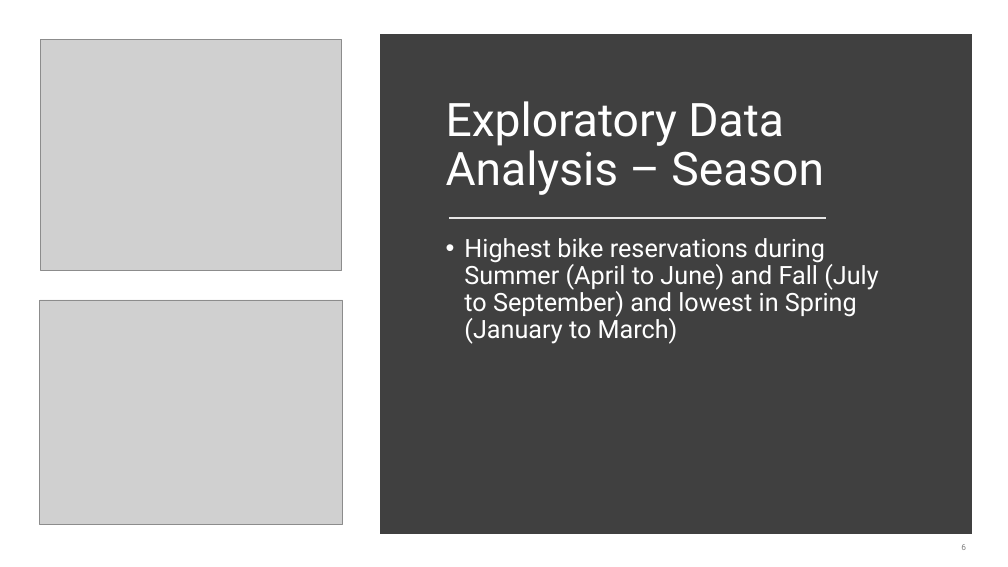
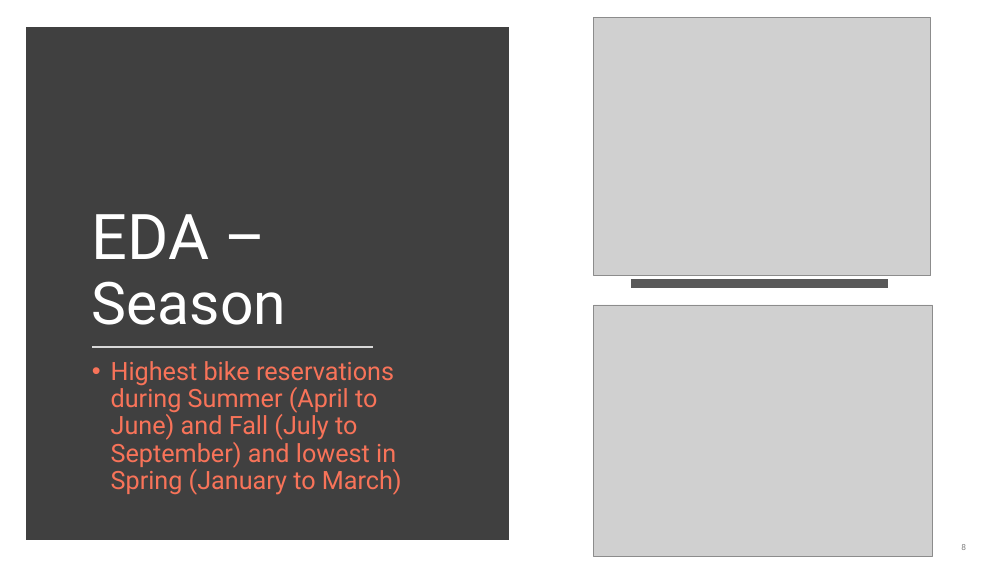
Before and after one commit to shashankvmaiya/Bike-Sharing-Demand-Prediction, a slide deck: slide 8 of Reports/Final_Presentation.pptx (slide 6 before the commit). Drawn at 1008x567 pixels with LibreOffice and Linux fonts; fonts in the diff are those of the drawing; grey boxes stand for pictures. Boxes give left, top, right and bottom in pixels: in the first picture for what was removed or moved away, otherwise in the second. Text is boxed around its words. In the diff, an @@ line names an element or a change of style, - is before the commit and + after.

```diff
--- a/Reports/Final_Presentation.pptx
+++ b/Reports/Final_Presentation.pptx
@@ picture: place and size @@
-picture at (41,39,342,270)
+picture at (594,18,931,276)
@@ rectangle: place and size @@
-rectangle at (385,39,966,529)
+rectangle at (31,33,504,535)
@@ title removed at (446,101,824,195) @@
-Exploratory Data Analysis – Season
@@ title added at (92,214,286,325), 56 pt, text #FFFFFF @@
+EDA – Season
@@ line removed from (449, 219) to (827, 219) @@
@@ line added from (631, 284) to (888, 284), #595959 8 pt @@
@@ picture: place and size @@
-picture at (40,300,343,525)
+picture at (594,305,932,556)
@@ text "Highest bike reservations during Summer ...": place and size @@
-text "Highest bike reservations during Summer ..." at (464,238,878,344)
+text "Highest bike reservations during Summer ..." at (111,361,402,495)
@@ text "Highest bike reservations during Summer ..." at (111,361,402,495): text colour #FFFFFF to #F87359 @@
@@ line added from (92, 348) to (374, 348), #D9D9D9 1.75 pt @@
```
Also in this commit, not shown: 19 other slides changed, 11 slides added, 6 slides removed, 21 other files.
